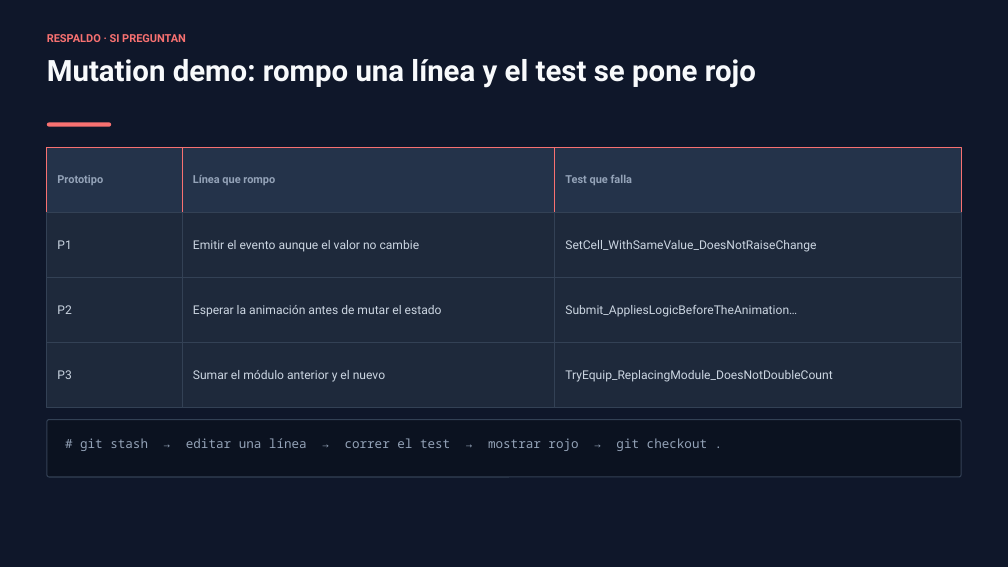
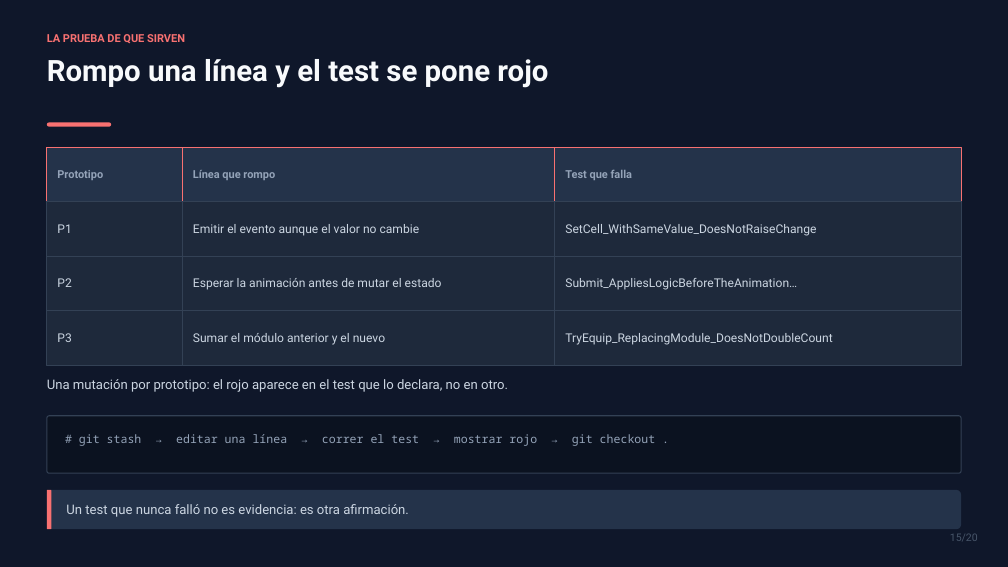
Before and after one commit to SenKetZu/HexPG, a slide deck: slide 15 of docs/presentacion/TP2-VoidHex-Tactics.pptx (slide 24 before the commit). Drawn at 1008x567 pixels with LibreOffice and Linux fonts; fonts in the diff are those of the drawing. Boxes give left, top, right and bottom in pixels: in the first picture for what was removed or moved away, otherwise in the second. Text is boxed around its words. In the diff, an @@ line names an element or a change of style, - is before the commit and + after.

```diff
--- a/docs/presentacion/TP2-VoidHex-Tactics.pptx
+++ b/docs/presentacion/TP2-VoidHex-Tactics.pptx
@@ text at [47, 59, 548, 88]: text changed @@
-Mutation demo: rompo una línea y el test se pone rojo
+Rompo una línea y el test se pone rojo
@@ text at [47, 34, 185, 43]: text changed @@
-RESPALDO · SI PREGUNTAN
+LA PRUEBA DE QUE SIRVEN
@@ rectangle: place and size @@
-rectangle at [47, 147, 182, 212]
+rectangle at [47, 147, 182, 202]
@@ rectangle: place and size @@
-rectangle at [182, 147, 555, 212]
+rectangle at [182, 147, 555, 202]
@@ rectangle: place and size @@
-rectangle at [555, 147, 961, 212]
+rectangle at [555, 147, 961, 202]
@@ text "Prototipo": place and size @@
-text "Prototipo" at [57, 175, 103, 185]
+text "Prototipo" at [57, 170, 103, 180]
@@ text "Línea que rompo": place and size @@
-text "Línea que rompo" at [193, 175, 275, 185]
+text "Línea que rompo" at [193, 170, 275, 180]
@@ text "Test que falla": place and size @@
-text "Test que falla" at [565, 175, 633, 185]
+text "Test que falla" at [565, 170, 633, 180]
@@ rectangle: place and size @@
-rectangle at [47, 212, 182, 278]
+rectangle at [47, 202, 182, 256]
@@ text "P1": place and size @@
-text "P1" at [57, 240, 71, 249]
+text "P1" at [57, 224, 71, 233]
@@ rectangle: place and size @@
-rectangle at [182, 212, 555, 278]
+rectangle at [182, 202, 555, 256]
@@ text "Emitir el evento aunque el ...": place and size @@
-text "Emitir el evento aunque el ..." at [193, 240, 420, 252]
+text "Emitir el evento aunque el ..." at [193, 224, 420, 236]
@@ rectangle: place and size @@
-rectangle at [555, 212, 961, 278]
+rectangle at [555, 202, 961, 256]
@@ text "SetCell_WithSameValue_DoesNotRaiseChange": place and size @@
-text "SetCell_WithSameValue_DoesNotRaiseChange" at [565, 240, 816, 252]
+text "SetCell_WithSameValue_DoesNotRaiseChange" at [565, 224, 816, 236]
@@ rectangle: place and size @@
-rectangle at [47, 278, 182, 343]
+rectangle at [47, 256, 182, 311]
@@ text "P2": place and size @@
-text "P2" at [57, 305, 71, 314]
+text "P2" at [57, 278, 71, 287]
@@ rectangle: place and size @@
-rectangle at [182, 278, 555, 343]
+rectangle at [182, 256, 555, 311]
@@ text "Esperar la animación antes de ...": place and size @@
-text "Esperar la animación antes de ..." at [193, 305, 442, 317]
+text "Esperar la animación antes de ..." at [193, 278, 442, 290]
@@ rectangle: place and size @@
-rectangle at [555, 278, 961, 343]
+rectangle at [555, 256, 961, 311]
@@ text "Submit_AppliesLogicBeforeTheAnimation…": place and size @@
-text "Submit_AppliesLogicBeforeTheAnimation…" at [565, 305, 797, 317]
+text "Submit_AppliesLogicBeforeTheAnimation…" at [565, 278, 797, 290]
@@ rectangle: place and size @@
-rectangle at [47, 343, 182, 408]
+rectangle at [47, 311, 182, 365]
@@ text "P3": place and size @@
-text "P3" at [57, 370, 71, 379]
+text "P3" at [57, 333, 71, 342]
@@ rectangle: place and size @@
-rectangle at [182, 343, 555, 408]
+rectangle at [182, 311, 555, 365]
@@ text "Sumar el módulo anterior y ...": place and size @@
-text "Sumar el módulo anterior y ..." at [193, 370, 385, 382]
+text "Sumar el módulo anterior y ..." at [193, 333, 385, 345]
@@ rectangle: place and size @@
-rectangle at [555, 343, 961, 408]
+rectangle at [555, 311, 961, 365]
@@ text "TryEquip_ReplacingModule_DoesNotDoubleCount": place and size @@
-text "TryEquip_ReplacingModule_DoesNotDoubleCount" at [565, 370, 832, 382]
+text "TryEquip_ReplacingModule_DoesNotDoubleCount" at [565, 333, 832, 345]
@@ text added at [47, 379, 508, 392], 12.5 pt, text #CBD5E1 @@
+Una mutación por prototipo: el rojo aparece en el test que lo declara, no en otro.
@@ rounded rectangle: place and size @@
-rounded rectangle at [47, 420, 961, 477]
+rounded rectangle at [47, 416, 961, 473]
@@ text "# git stash → editar ..." at [79, 434, 656, 446]: size 12 to 11 pt @@
@@ rounded rectangle added at [47, 490, 961, 529], fill #24334A @@
@@ rounded rectangle added at [47, 490, 51, 529], fill #F87171 @@
@@ text added at [66, 504, 409, 517], 12.5 pt, text #CBD5E1 @@
+Un test que nunca falló no es evidencia: es otra afirmación.
@@ text added at [950, 534, 978, 541], 10 pt, text #475569 @@
+15/20
```
Also in this commit, not shown: 14 other slides changed, 3 slides added, 9 slides removed, 2 other files.
